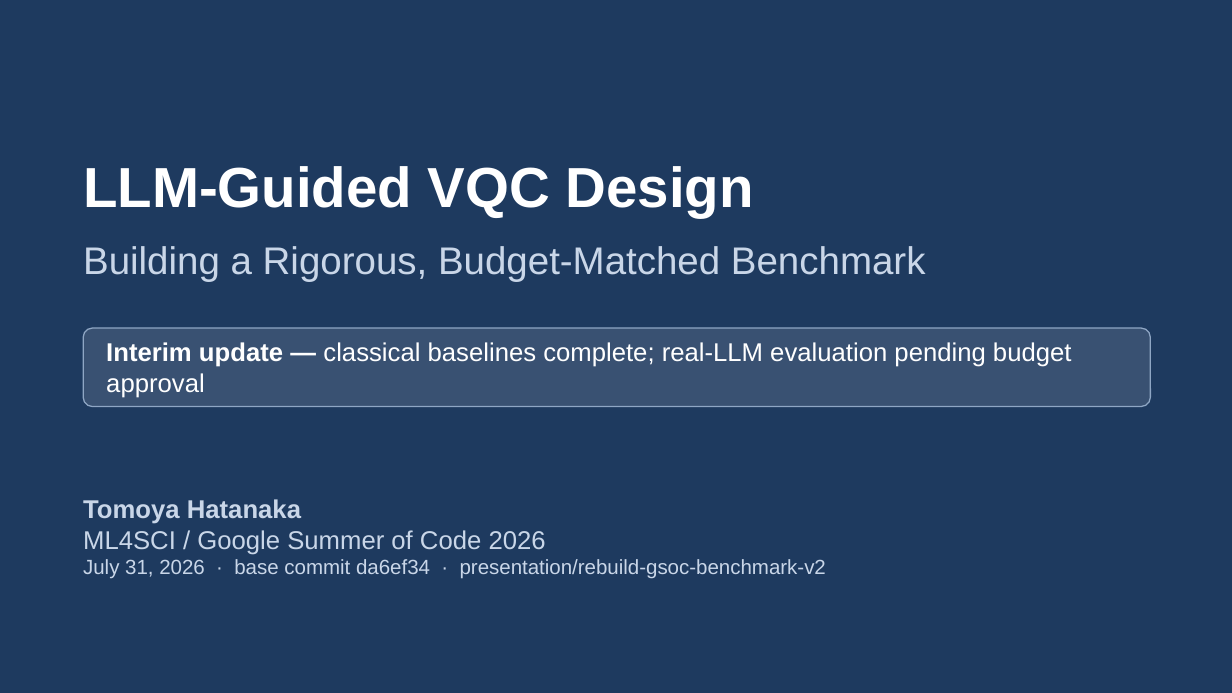
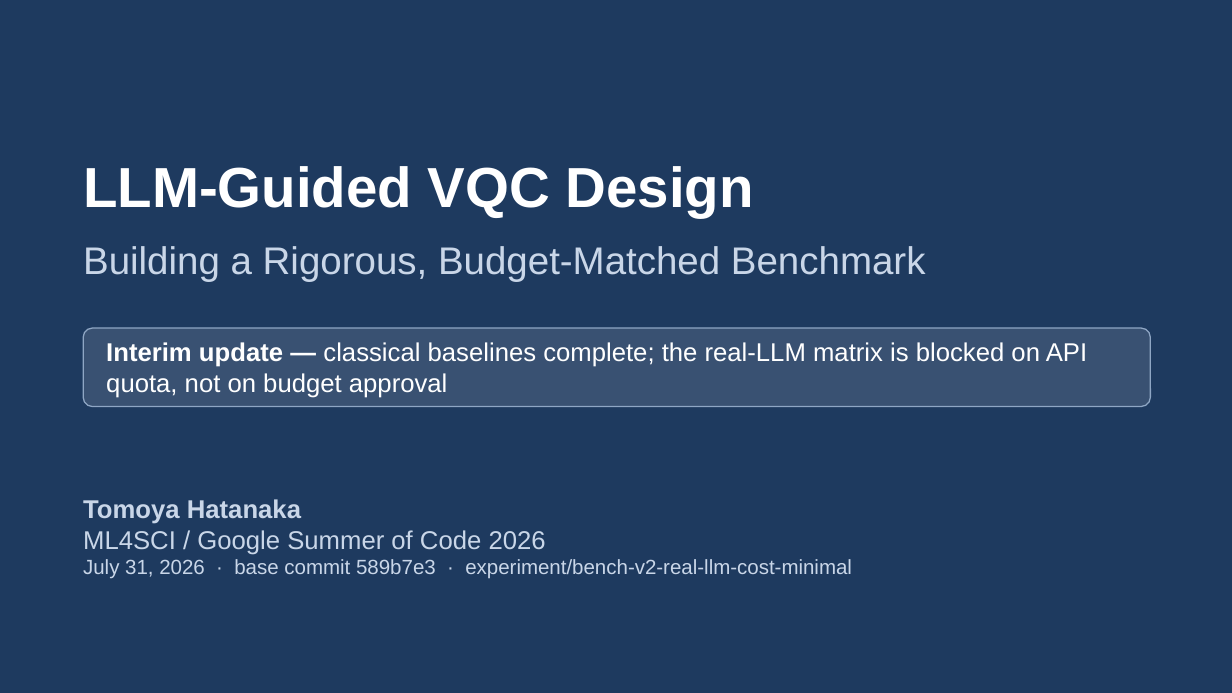
Before and after one commit to dorakingx/llm-vqc, a slide deck: slide 1 of docs/presentation/bench_v2_weekly_revised/20260731_GSoC_revised.pptx. Drawn at 1232x693 pixels with LibreOffice and Linux fonts; fonts in the diff are those of the drawing. Boxes give left, top, right and bottom in pixels: in the first picture for what was removed or moved away, otherwise in the second. Text is boxed around its words. In the diff, an @@ line names an element or a change of style, - is before the commit and + after.

```diff
--- a/docs/presentation/bench_v2_weekly_revised/20260731_GSoC_revised.pptx
+++ b/docs/presentation/bench_v2_weekly_revised/20260731_GSoC_revised.pptx
@@ text at <box>106,342,1087,398</box>: text changed @@
-Interim update — classical baselines complete; real-LLM evaluation pending budget approval
+Interim update — classical baselines complete; the real-LLM matrix is blocked on API quota, not on budget approval
@@ text at <box>83,559,852,579</box>: text changed @@
-July 31, 2026 · base commit da6ef34 · presentation/rebuild-gsoc-benchmark-v2
+July 31, 2026 · base commit 589b7e3 · experiment/bench-v2-real-llm-cost-minimal
```
Also in this commit, not shown: 12 other slides changed, 46 other files.
